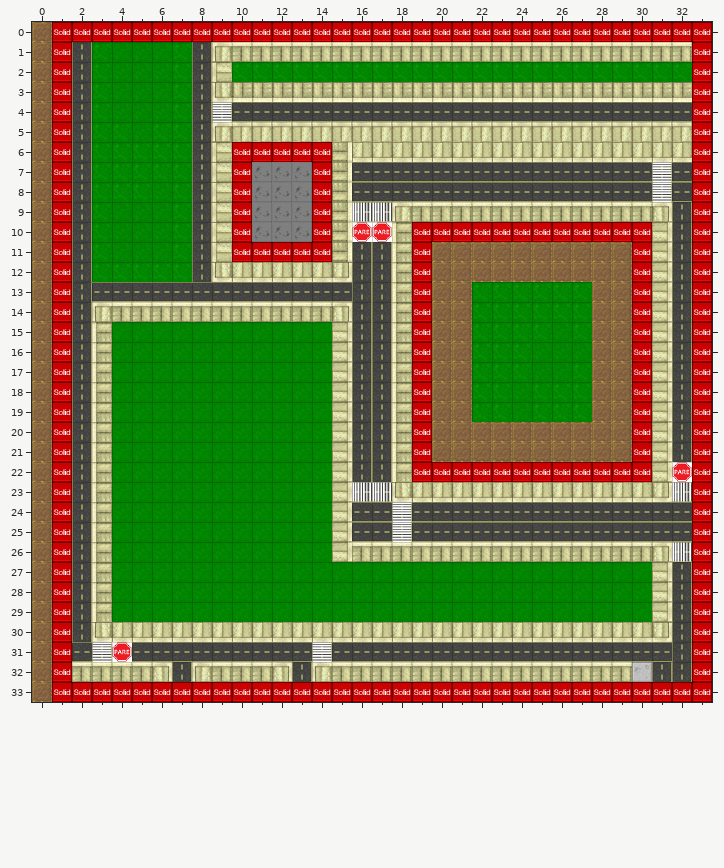
Tiled map -- data/map/map.tmx. The picture above was drawn from the file before the commit.
Cells are 32x32 px. Shown: x 0..33, y 0..33.
After the commit:
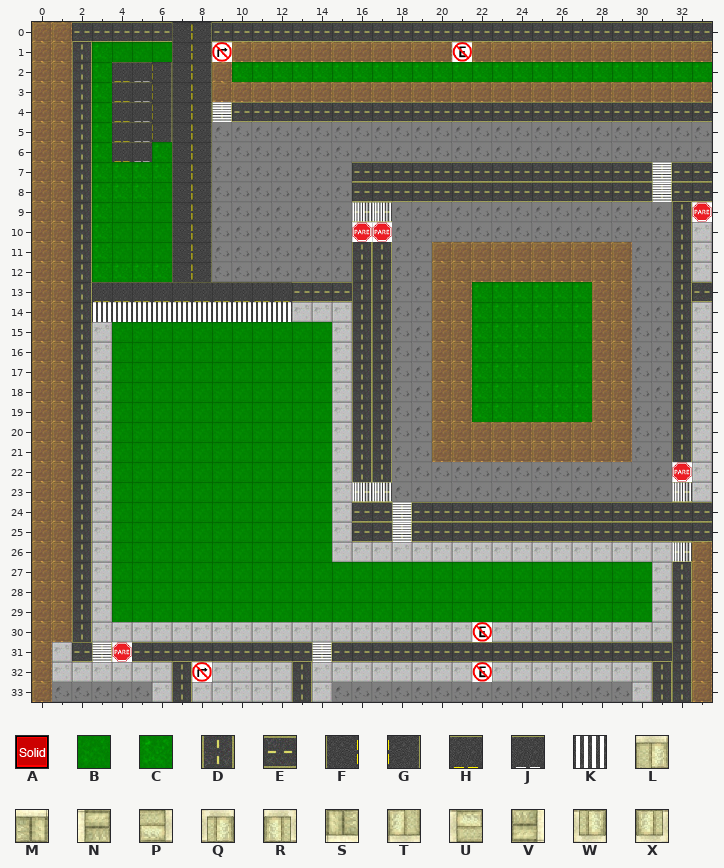
Key: from "Meta": A 0 "solid"; from "Ruas": B 7, C 8, D 15, E 21; from "road_tiles": F 0, G 2, H 3, J 4, K 13; from "sidewalk": L 0, M 1, N 2, P 3, Q 4, R 5, S 6, T 7, U 8, V 9, W 10, X 11.
_ is an empty cell, # one hidden under a higher layer.
Difference:
Layer "background":
y 0: x 7..8 ## -> FG
y 1: x 7..8 CD -> FG
y 2..4: x 4..8 BBBCD -> HJGFG
y 5: x 4..8 CBCCD -> HJGFG
y 6: x 4..5 CC -> HJ; x 7..8 CD -> FG
y 7..12: x 7..8 CD -> FG
y 13: x 3..12 EEEEEEEEEE -> HHHHHHHHHH
y 14: x 3..12 ########## -> KKKKKKKKKK
Layer "sidewalk" (now hidden):
y 1: x 9..32 QMMMMMMMMMMMMMMMMMMMMMMM -> ________________________
y 2: x 9 U -> _
y 3: x 9..32 WSSSSSSSSSSSSSSSSSSSSSSS -> ________________________
y 5: x 9..32 QLLLLLLLLLLLLLLLLLLLLLLL -> ________________________
y 6: x 9 U -> _; x 15..32 VTTTTTTTTTTTTTTTTT -> __________________
y 7..8: x 9 U -> _; x 15 V -> _
y 9: x 9 U -> _; x 15 V -> _; x 18..31 QMMMMMMMMMMMMR -> ______________
y 10..11: x 9 U -> _; x 15 V -> _; x 18 N -> _; x 31 P -> _
y 12: x 9..15 WTTTTTX -> _______; x 18 N -> _; x 31 P -> _
y 13: x 18 N -> _; x 31 P -> _
y 14: x 3..15 QMMMMMMMMMMMR -> _____________; x 18 N -> _; x 31 P -> _
y 15..22: x 3 N -> _; x 15 P -> _; x 18 N -> _; x 31 P -> _
y 23: x 3 N -> _; x 15 P -> _; x 18..31 WTTTTTTTTTTTTX -> ______________
y 24..25: x 3 N -> _; x 15 P -> _
y 26: x 3 N -> _; x 15..31 PMMMMMMMMMMMMMMMR -> _________________
y 27..29: x 3 N -> _; x 31 P -> _
y 30: x 3..31 WTTTTTTTTTTTTTTTTTTTTTTTTTTTX -> _____________________________
y 32: x 2..6 MMMMR -> _____; x 8..12 QMMMR -> _____; x 14..29 QMMMMMMMMMMMMMMM -> ________________
Layer "collision" (now hidden):
y 0: x 1..33 AAAAAAAAAAAAAAAAAAAAAAAAAAAAAAAAA -> _________________________________
y 1..5: x 1 A -> _; x 33 A -> _
y 6: x 1 A -> _; x 10..14 AAAAA -> _____; x 33 A -> _
y 7..9: x 1 A -> _; x 10 A -> _; x 14 A -> _; x 33 A -> _
y 10: x 1 A -> _; x 10 A -> _; x 14 A -> _; x 19..30 AAAAAAAAAAAA -> ____________; x 33 A -> _
y 11: x 1 A -> _; x 10..14 AAAAA -> _____; x 19 A -> _; x 30 A -> _; x 33 A -> _
y 12..21: x 1 A -> _; x 19 A -> _; x 30 A -> _; x 33 A -> _
y 22: x 1 A -> _; x 19..30 AAAAAAAAAAAA -> ____________; x 33 A -> _
y 23..32: x 1 A -> _; x 33 A -> _
y 33: x 1..33 AAAAAAAAAAAAAAAAAAAAAAAAAAAAAAAAA -> _________________________________
Pixel boxes of the changes (left, top, right, bottom) in both pictures:
changed: (52, 22, 712, 702)
